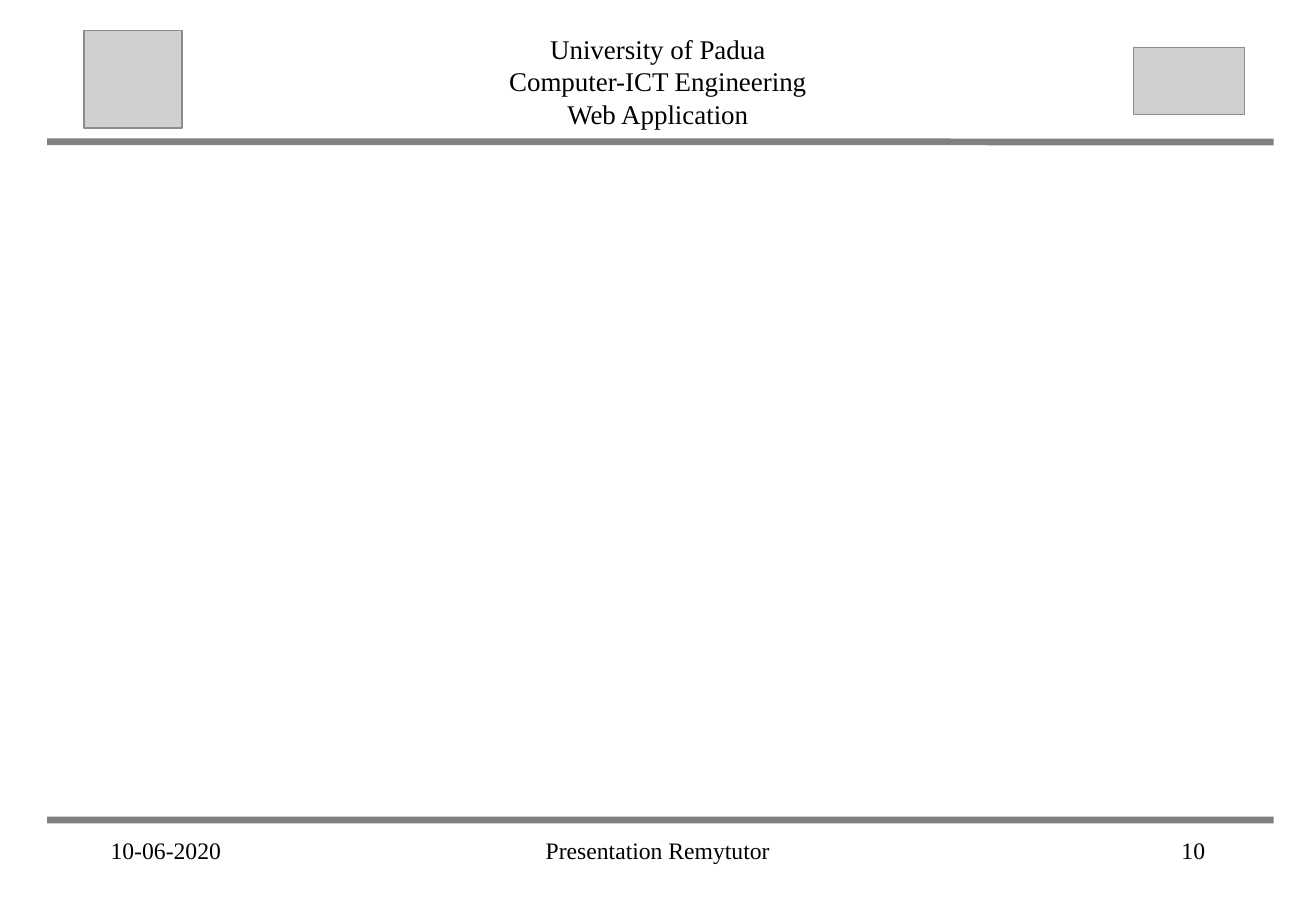
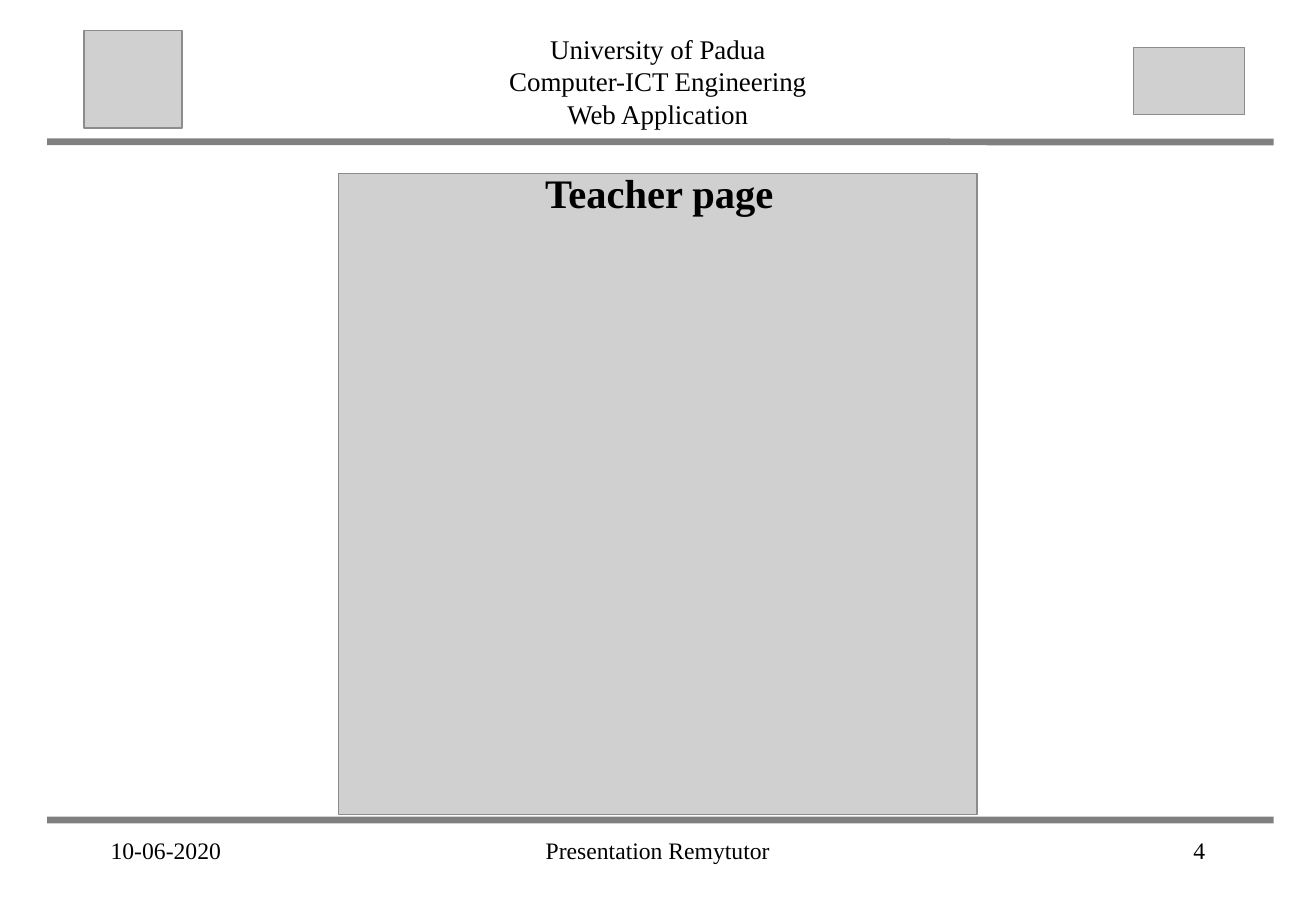
Before and after one commit to abahmadb/Web-Applications, a slide deck: slide 4 of HW2-RemuTutor-2019-2020 - Victor.ppt (slide 10 before the commit). Drawn at 1316x911 pixels with LibreOffice and Linux fonts; fonts in the diff are those of the drawing; grey boxes stand for pictures. Boxes give left, top, right and bottom in pixels: in the first picture for what was removed or moved away, otherwise in the second. Text is boxed around its words. In the diff, an @@ line names an element or a change of style, - is before the commit and + after.

```diff
--- a/HW2-RemuTutor-2019-2020 - Victor.ppt
+++ b/HW2-RemuTutor-2019-2020 - Victor.ppt
@@ picture added at <box>339,174,977,815</box> @@
@@ text added at <box>545,180,773,217</box>, 24 pt, text #000000, bold @@
+Teacher page
@@ page number at <box>1193,843,1205,859</box>: text changed @@
-10
+4
```
Also in this commit, not shown: 3 other slides changed, 3 slides removed, 3 other files.
